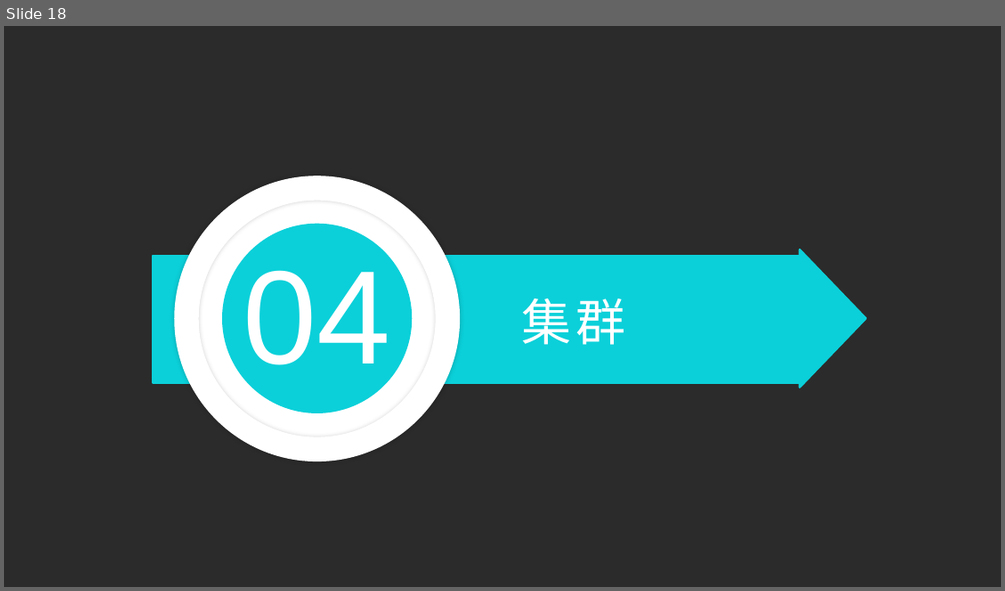
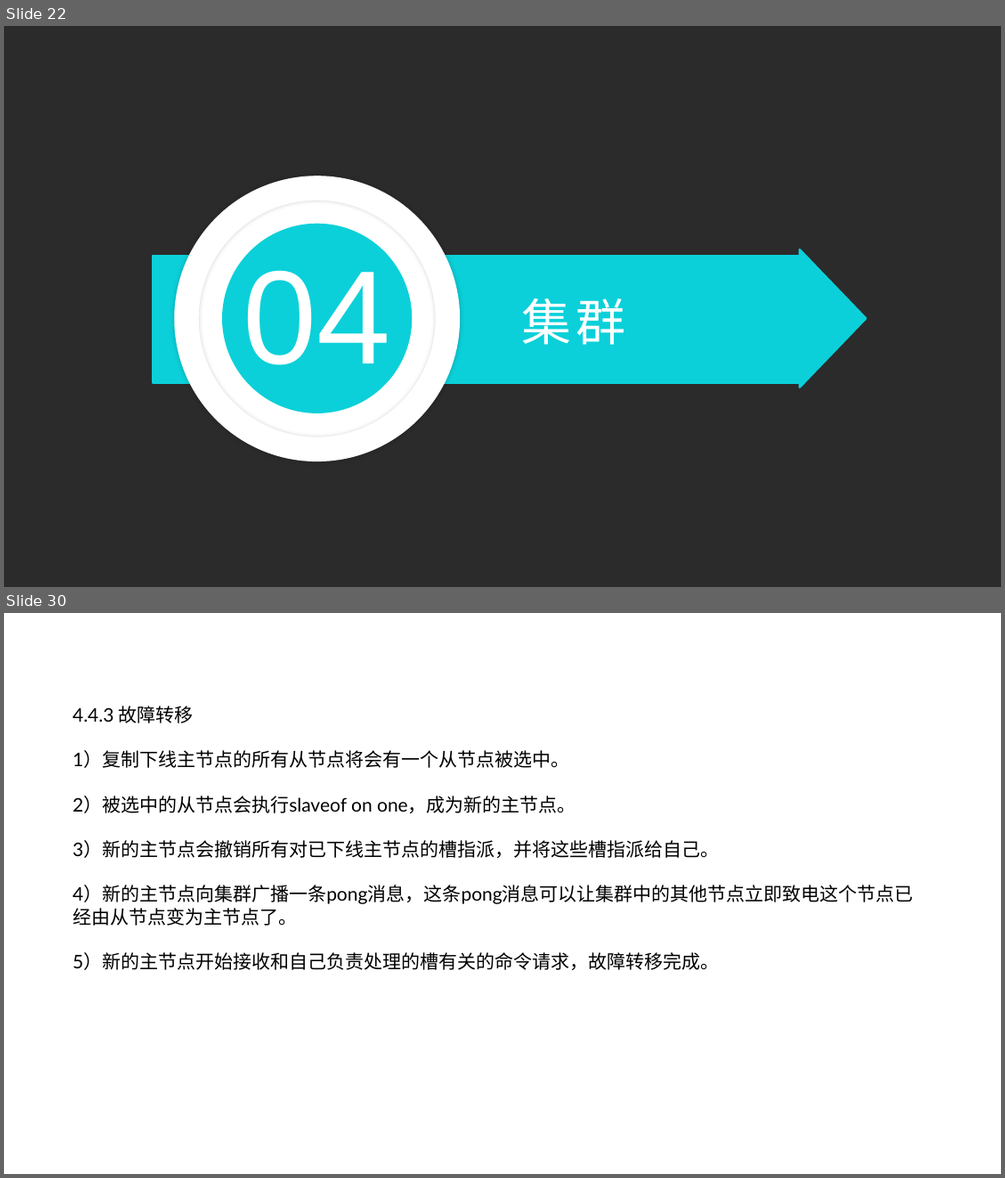
Before and after one commit to zhaozhiqiang8090/share-data, a slide deck: ppt/redis之多机数据库实现.pptx. Shown one above the other, each under a label of ours: slide 18 before the commit, slides 22 and 30 after it; the slides between them are not shown. The pictures are 1005x591 and 1005x1178 pixels, drawn with LibreOffice and Linux fonts; fonts in the diff are those of the drawing; background and template pictures are left out; a plain dark background stands for a picture behind light text. Boxes give left, top, right and bottom in pixels: in the first picture for what was removed or moved away, otherwise in the second. Text is boxed around its words. In the diff, an @@ line names an element or a change of style, - is before the commit and + after.

```diff
--- a/ppt/redis之多机数据库实现.pptx
+++ b/ppt/redis之多机数据库实现.pptx
@@ slide 30 added at (x1=4, y1=613, x2=1001, y2=1174), background picture (left out) @@
@@ text added at (x1=73, y1=706, x2=914, y2=970), 18 pt, text #000000 @@
+4.4.3 故障转移
+1）复制下线主节点的所有从节点将会有一个从节点被选中。
+2）被选中的从节点会执行slaveof on one，成为新的主节点。
+3）新的主节点会撤销所有对已下线主节点的槽指派，并将这些槽指派给自己。
+4）新的主节点向集群广播一条pong消息，这条pong消息可以让集群中的其他节点立即致电这个节点已经由从节点变为主节点了。
+5）新的主节点开始接收和自己负责处理的槽有关的命令请求，故障转移完成。
@@ what was slide 18 is now slide 22 @@
```
Also in this commit, not shown: 10 slides changed, 11 other slides added, 4 slides removed, 4 other files.
